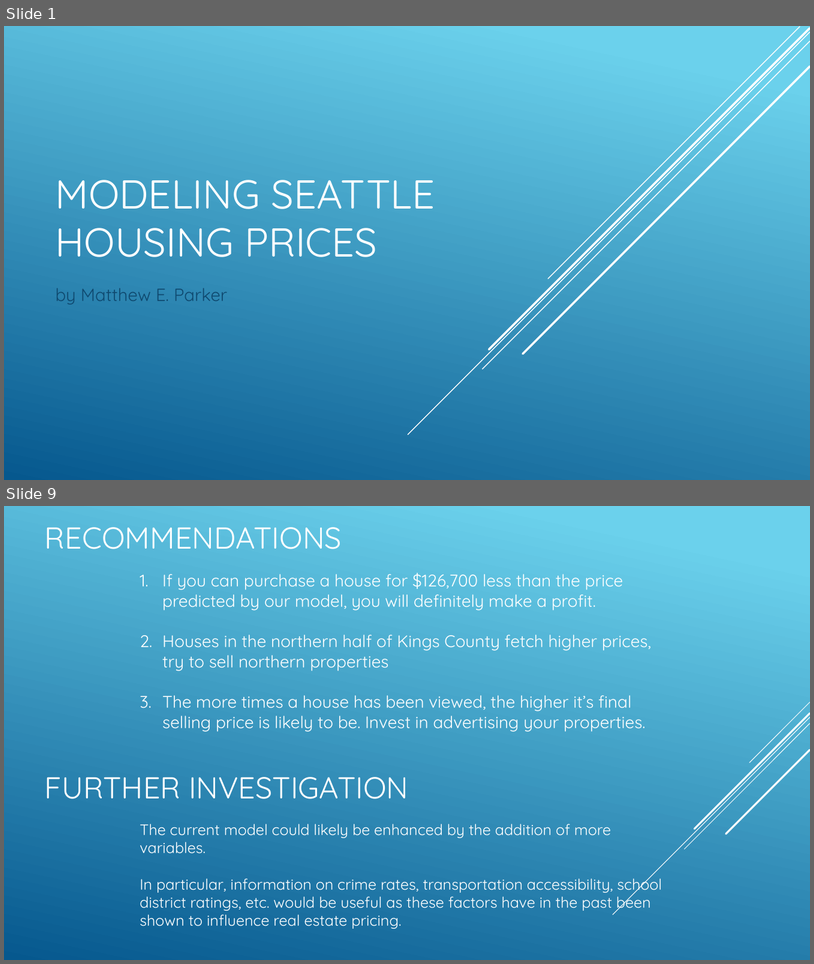
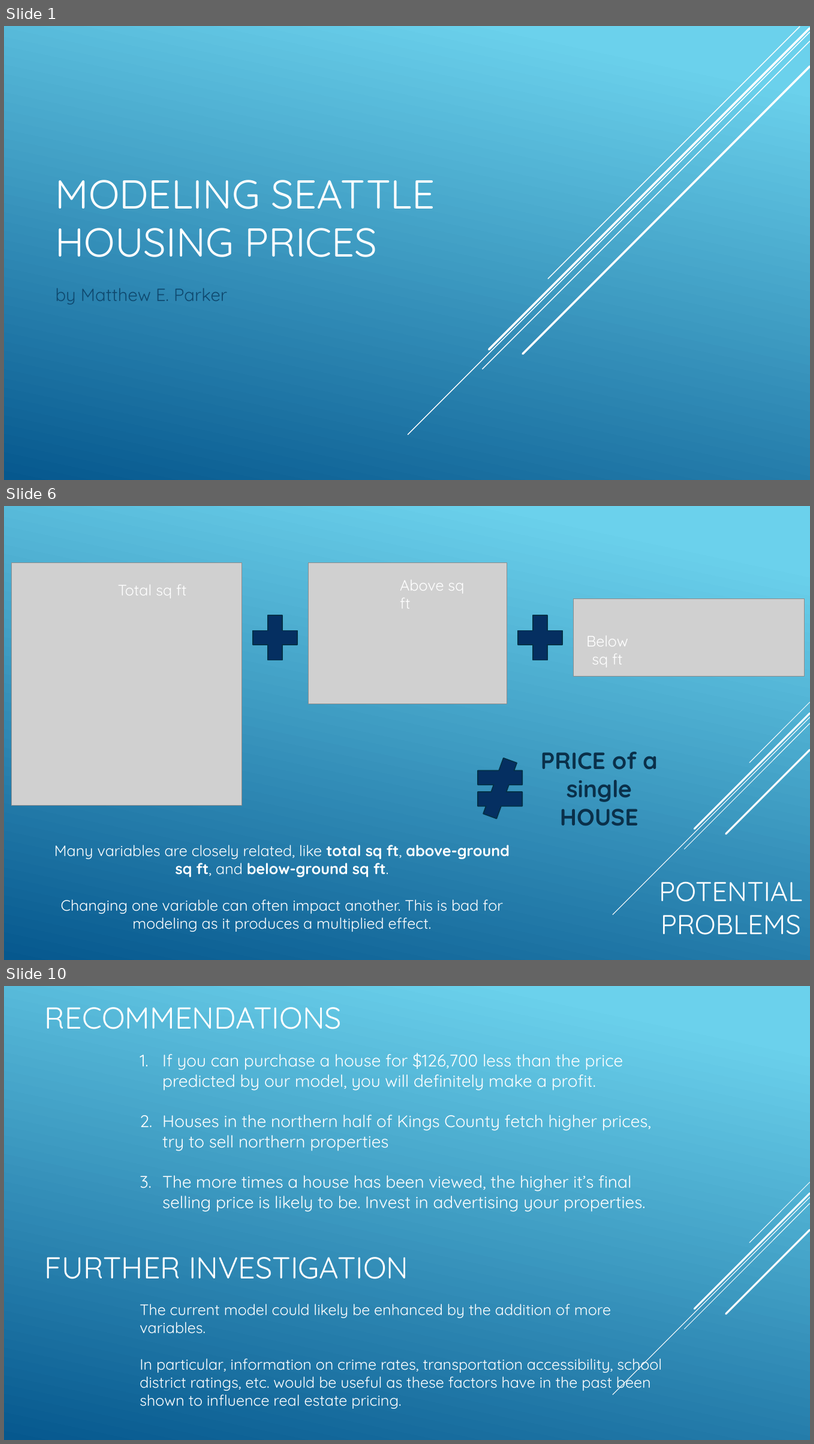
Before and after one commit to magnawhale/dsc-v2-mod1-final-project-online-ds-ft-051319, a slide deck: presentation_v02.pptx. Shown one above the other, each under a label of ours: slides 1 and 9 before the commit, slides 1, 6 and 10 after it; the slides between them are not shown. The pictures are 814x964 and 814x1444 pixels, drawn with LibreOffice and Linux fonts; fonts in the diff are those of the drawing; grey boxes stand for pictures. Boxes give left, top, right and bottom in pixels: in the first picture for what was removed or moved away, otherwise in the second. Text is boxed around its words. In the diff, an @@ line names an element or a change of style, - is before the commit and + after.

```diff
--- a/presentation_v02.pptx
+++ b/presentation_v02.pptx
@@ slide 6 added at (4, 506, 810, 960), background gradient #6ED2EB to #06588E; not listed: 5 template elements that a slide beside it also shows @@
@@ picture added at (11, 563, 242, 805) @@
@@ picture added at (309, 563, 507, 705) @@
@@ text added at (118, 585, 186, 598), 18 pt, text #FFFFFF @@
+Total sq ft
@@ text added at (400, 580, 464, 609), 18 pt, text #FFFFFF @@
+Above sq ft
@@ plus sign added at (245, 607, 305, 668), fill #052F61, outline #043148 1.25 pt @@
@@ plus sign added at (510, 607, 571, 668), fill #052F61, outline #043148 1.25 pt @@
@@ picture added at (574, 599, 804, 676) @@
@@ text added at (587, 636, 629, 667), 18 pt, text #FFFFFF @@
+Below
+sq ft
@@ math not equal added at (470, 757, 531, 818), fill #052F61, outline #043148 1.25 pt @@
@@ text added at (541, 751, 657, 826), 28 pt, text #0A304A, bold @@
+PRICE of a single HOUSE
@@ text added at (54, 844, 510, 931), 18 pt, text #FFFFFF @@
+Many variables are closely related, like total sq ft, above-ground sq ft, and below-ground sq ft.
+Changing one variable can often impact another. This is bad for modeling as it produces a multiplied effect.
@@ title added at (659, 882, 803, 934), 32.4 pt, text #FFFFFF @@
+POTENTIAL PROBLEMS
@@ what was slide 9 is now slide 10 @@
```
Also in this commit, not shown: 5 slides changed, 2 other slides added, 2 slides removed, 1 other file.
